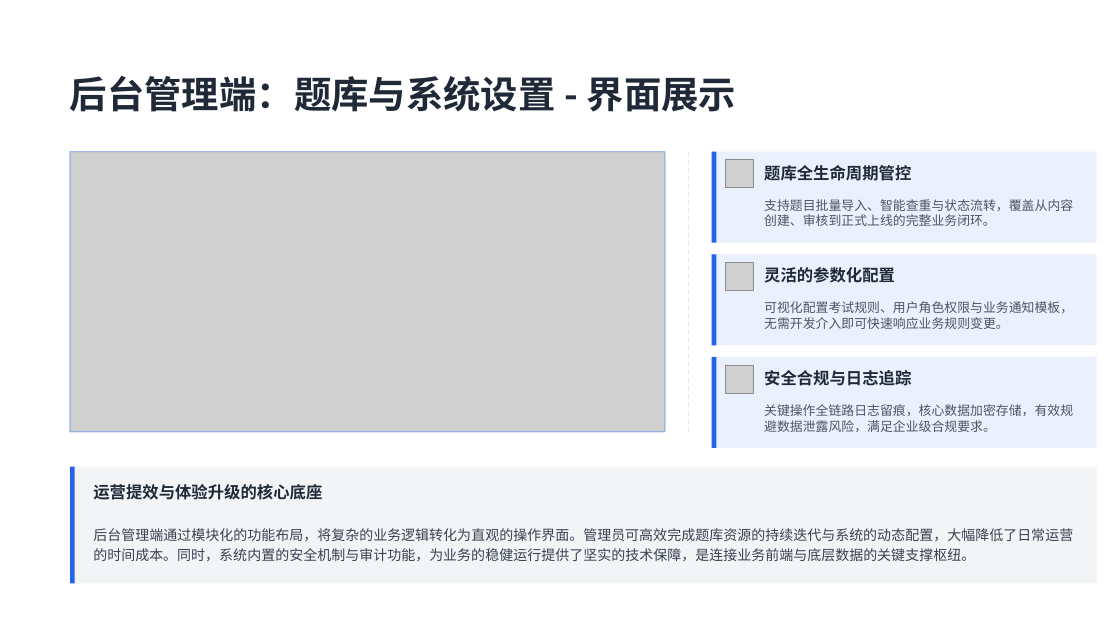
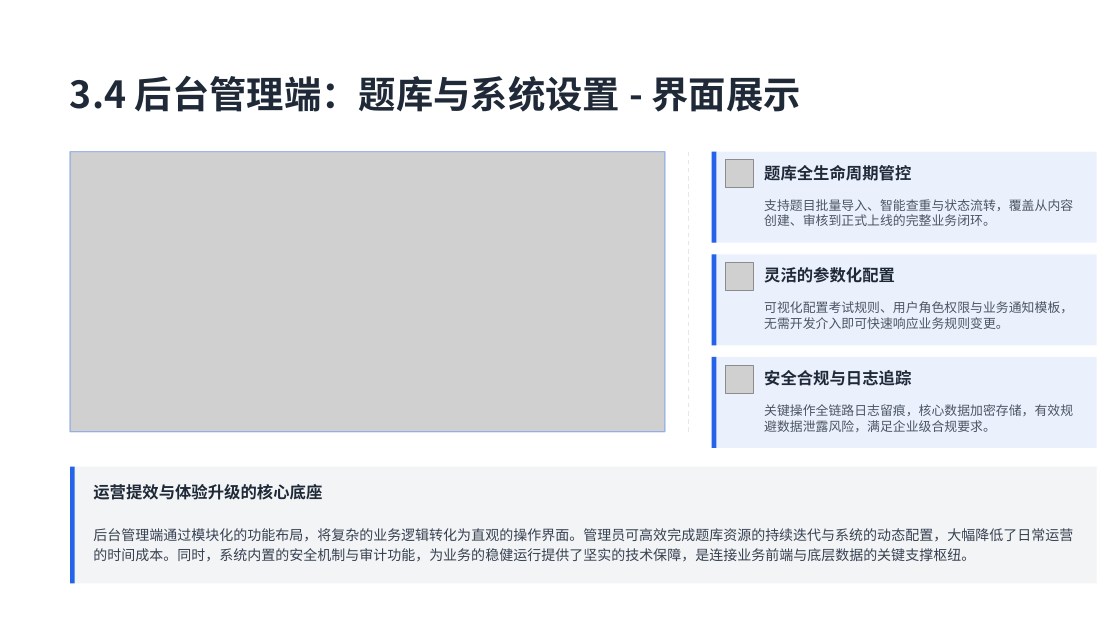
Before and after one commit to user007a/project, a slide deck: slide 23 of pro_sanzhutraining/docs/项目建设方案.pptx. Drawn at 1120x630 pixels with LibreOffice and Linux fonts; fonts in the diff are those of the drawing; grey boxes stand for pictures. Boxes give left, top, right and bottom in pixels: in the first picture for what was removed or moved away, otherwise in the second. Text is boxed around its words. In the diff, an @@ line names an element or a change of style, - is before the commit and + after.

```diff
--- a/pro_sanzhutraining/docs/项目建设方案.pptx
+++ b/pro_sanzhutraining/docs/项目建设方案.pptx
@@ text at box(70, 76, 800, 112): text changed @@
-后台管理端：题库与系统设置 - 界面展示
+3.4 后台管理端：题库与系统设置 - 界面展示
```
Also in this commit, not shown: 8 other slides changed, 1 slide removed, 3 other files.
